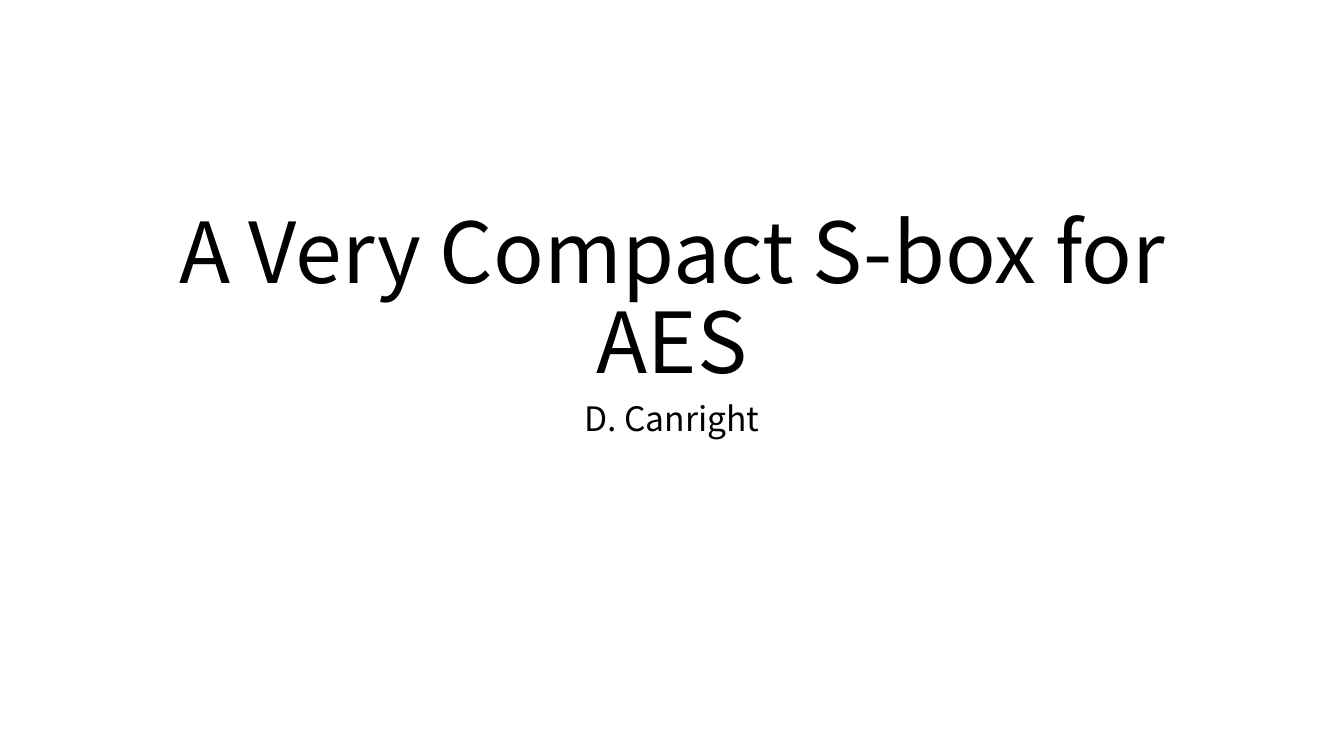
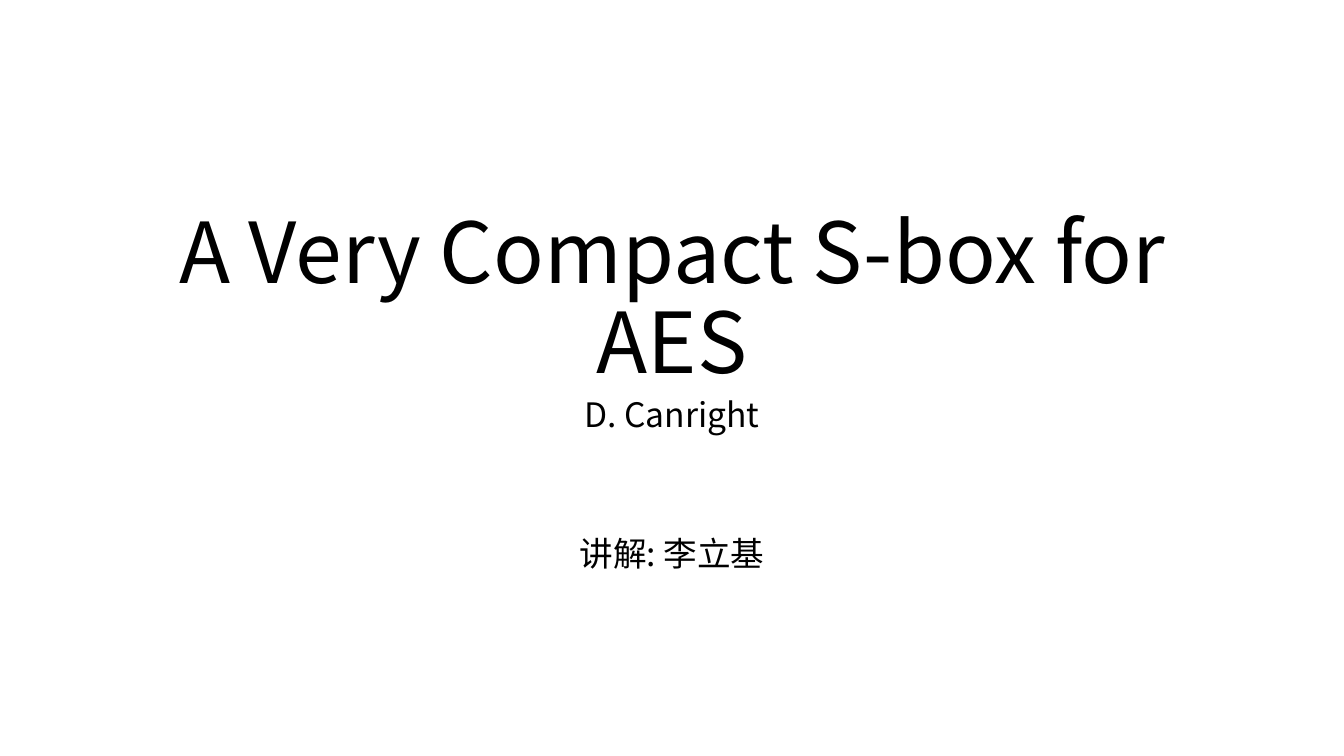
Before and after one commit to Blogg9ggg/Notes, a slide deck: slide 1 of A Very Compact S-box for AES/A Very Compact S-box for AES.pptm. Drawn at 1344x756 pixels with LibreOffice and Linux fonts; fonts in the diff are those of the drawing. Boxes give left, top, right and bottom in pixels: in the first picture for what was removed or moved away, otherwise in the second. Text is boxed around its words. In the diff, an @@ line names an element or a change of style, - is before the commit and + after.

Commit message:
on 2020.10.07

```diff
--- a/A Very Compact S-box for AES/A Very Compact S-box for AES.pptm
+++ b/A Very Compact S-box for AES/A Very Compact S-box for AES.pptm
@@ subtitle at (584, 400, 759, 436): line spacing 0.9 to 0.8 @@
@@ subtitle at (580, 537, 765, 569): paragraph added @@
+讲解: 李立基
```
Also in this commit, not shown: 20 slides added.
